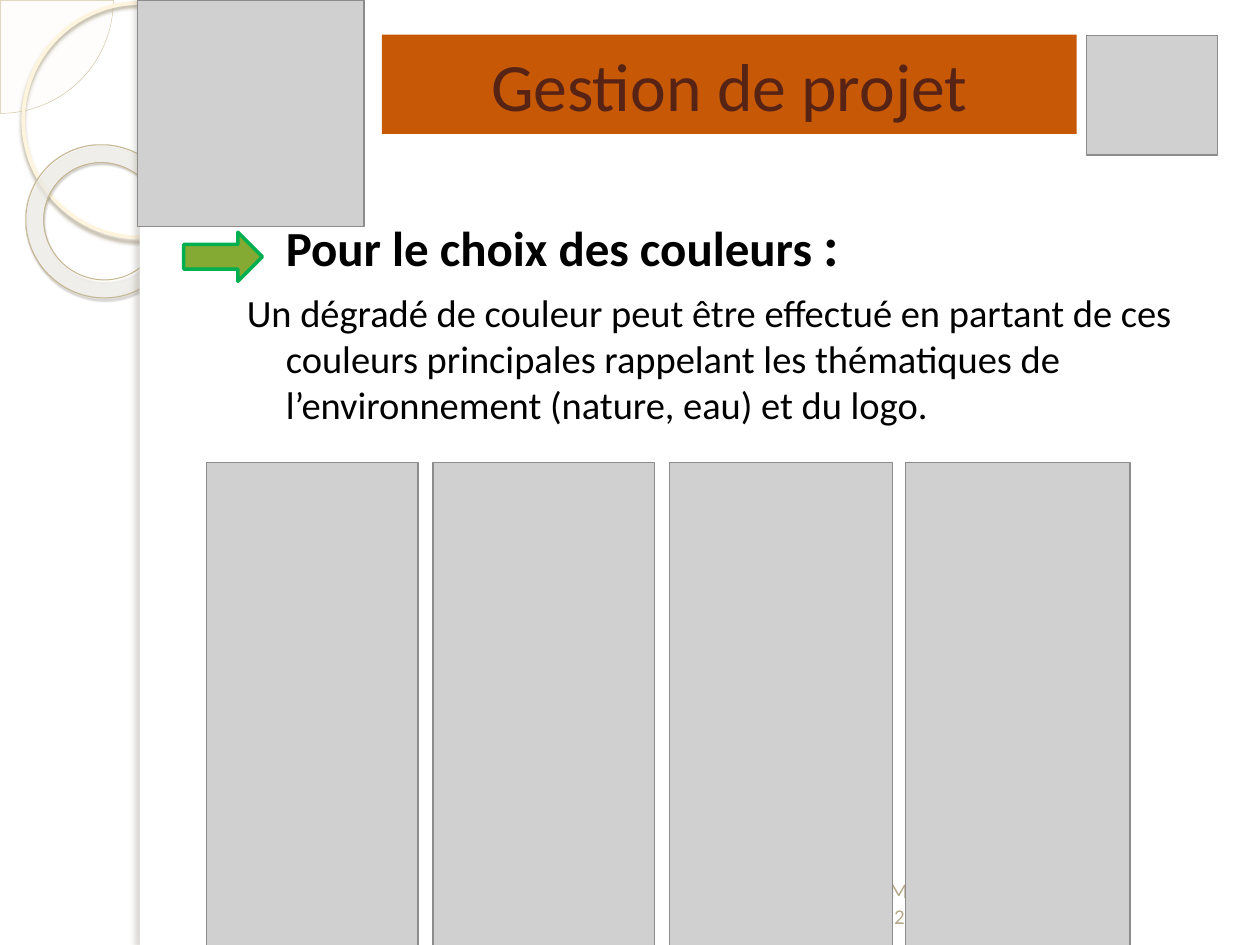
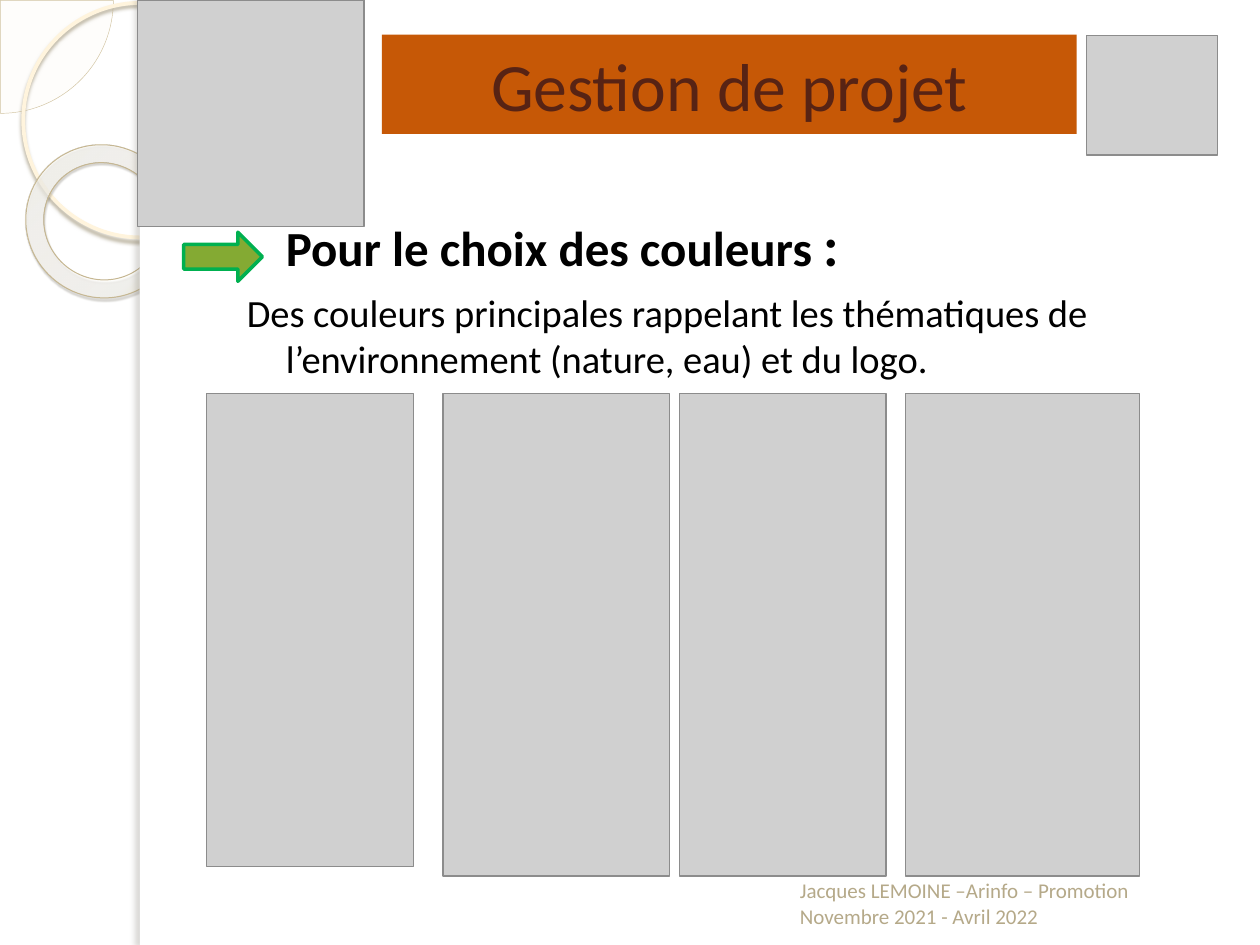
Before and after one commit to jacquesLemoine44/AssociationPaulGreen, a slide deck: slide 7 of DocumentationsProjet/Jacques.Lemoine-Présentation.pptx. Drawn at 1260x945 pixels with LibreOffice and Linux fonts; fonts in the diff are those of the drawing; grey boxes stand for pictures; background and template pictures are left out. Boxes give left, top, right and bottom in pixels: in the first picture for what was removed or moved away, otherwise in the second. Text is boxed around its words. In the diff, an @@ line names an element or a change of style, - is before the commit and + after.

```diff
--- a/DocumentationsProjet/Jacques.Lemoine-Présentation.pptx
+++ b/DocumentationsProjet/Jacques.Lemoine-Présentation.pptx
@@ text at (x1=247, y1=300, x2=1087, y2=380): text changed @@
-Un dégradé de couleur peut être effectué en partant de ces couleurs principales rappelant les thématiques de l’environnement (nature, eau) et du logo.
+Des couleurs principales rappelant les thématiques de l’environnement (nature, eau) et du logo.
@@ picture resized from (x1=207, y1=462, x2=418, y2=945) to (x1=207, y1=393, x2=413, y2=866) @@
@@ picture resized from (x1=433, y1=462, x2=655, y2=945) to (x1=444, y1=393, x2=670, y2=876) @@
@@ picture resized from (x1=669, y1=462, x2=892, y2=945) to (x1=679, y1=393, x2=886, y2=876) @@
@@ picture resized from (x1=906, y1=462, x2=1130, y2=945) to (x1=906, y1=393, x2=1140, y2=876) @@
```
Also in this commit, not shown: 10 other slides changed, 17 slides added, 30 other files.
